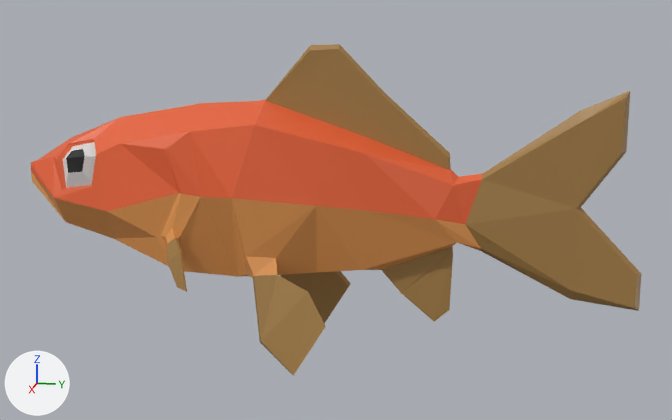
One commit to the Blender file Art/Goldfish.blend: the scene before it, then after it.
Rendered twice from a camera (50 mm lens) standing at (5.57, 1.56, 1.35) and looking at (0.0, 0.45, -0.05). The axes (+X, +Y, +Z) are drawn at lower left. The lights are the same throughout.

The scene before the commit, as lines of its bpy script (objects in view):
```python
me_cube_001 = bpy.data.meshes.new('Cube.001')
me_cube_001.from_pydata(...)  # 244 vertices, 244 faces; spans x -0.51..0.51, y -1.57..2.31, z -0.99..0.98
# faces by material slot: [64, 72, 92, 4, 12]
me_cube_001.materials.append(mat_gold)  # orange #e76235
me_cube_001.materials.append(mat_light)  # orange #e79b54
me_cube_001.materials.append(mat_fins)  # brown #a37d46
me_cube_001.materials.append(mat_pupils)  # black #000000
me_cube_001.materials.append(mat_eyes)  # white #e7e7e7
ob_cube = bpy.data.objects.new('Cube', me_cube_001)
ob_cube.location = (0.0, 0.0, 0.0)
```
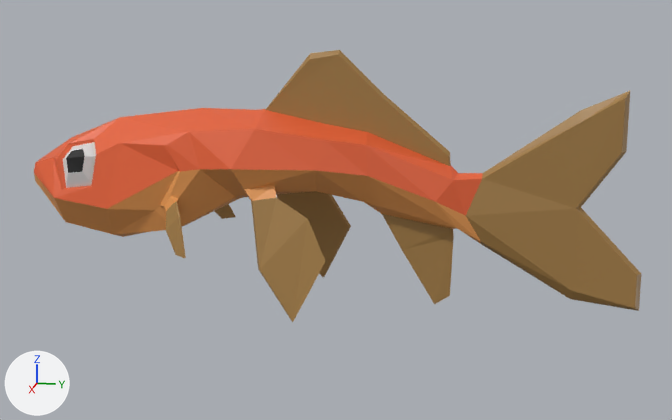
The newer file adds a shape key; the second version is drawn at full value of the shape key 'Skinny' of 'Cube', and the change is written as the vertex moves it makes.

Patch to the scene script:
```diff
--- a/Art/Goldfish.blend.py
+++ b/Art/Goldfish.blend.py
@@ me_cube_001 @@
 # used by ob_cube; location = (0.0, 0.0, 0.0)
-me_cube_001.from_pydata(...)  # 244 vertices, 244 faces; spans x -0.51..0.51, y -1.57..2.31, z -0.99..0.98
+me_cube_001.from_pydata(...)  # 244 vertices, 244 faces; spans x -0.51..0.51, y -1.57..2.31, z -0.64..0.94
+# me_cube_001 part 1: 171 of 244 vertices moved; they spanned x -0.51..0.51, y -1.57..1.36, z -0.99..0.98 and now span x -0.51..0.51, y -1.55..1.36, z -0.64..0.94; mean shift (0.0, 0.0, 0.2); largest move (0.19, 0.1, -0.44) -> (0.19, 0.1, 0.09)
 me_cube_001.materials.append(mat_gold)
```

Changed parts and their boxes [x1, y1, x2, y2] in the pictures (672 x 420 px; the box of a moved part takes in the faces that stretch with it):
'Cube', reshaped (18% shorter)
    before: [31, 44, 641, 376]
    after: [34, 50, 641, 322]
part 1 of me_cube_001, moved or reshaped
    before: [31, 44, 568, 376]
    after: [34, 50, 568, 322]
